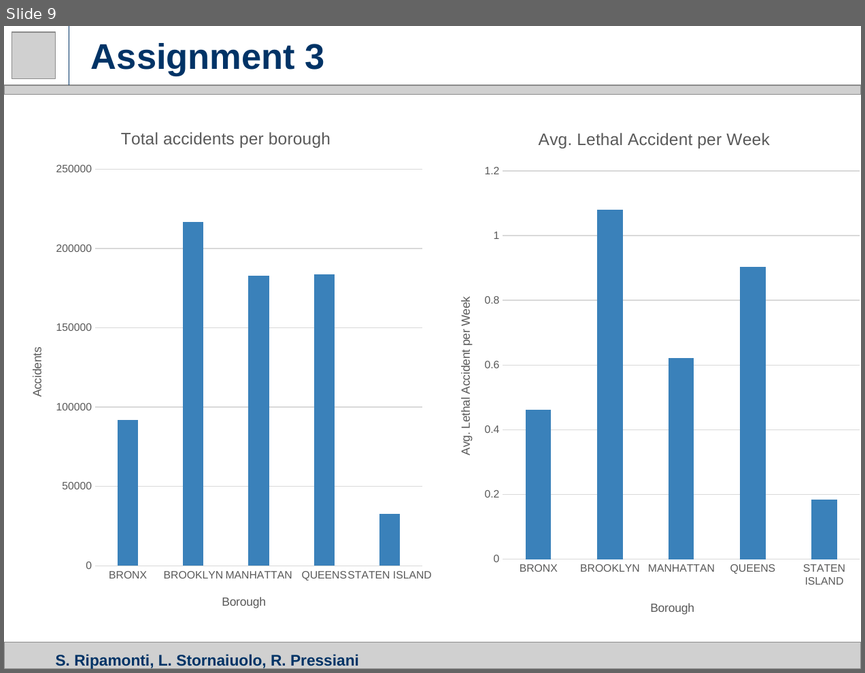
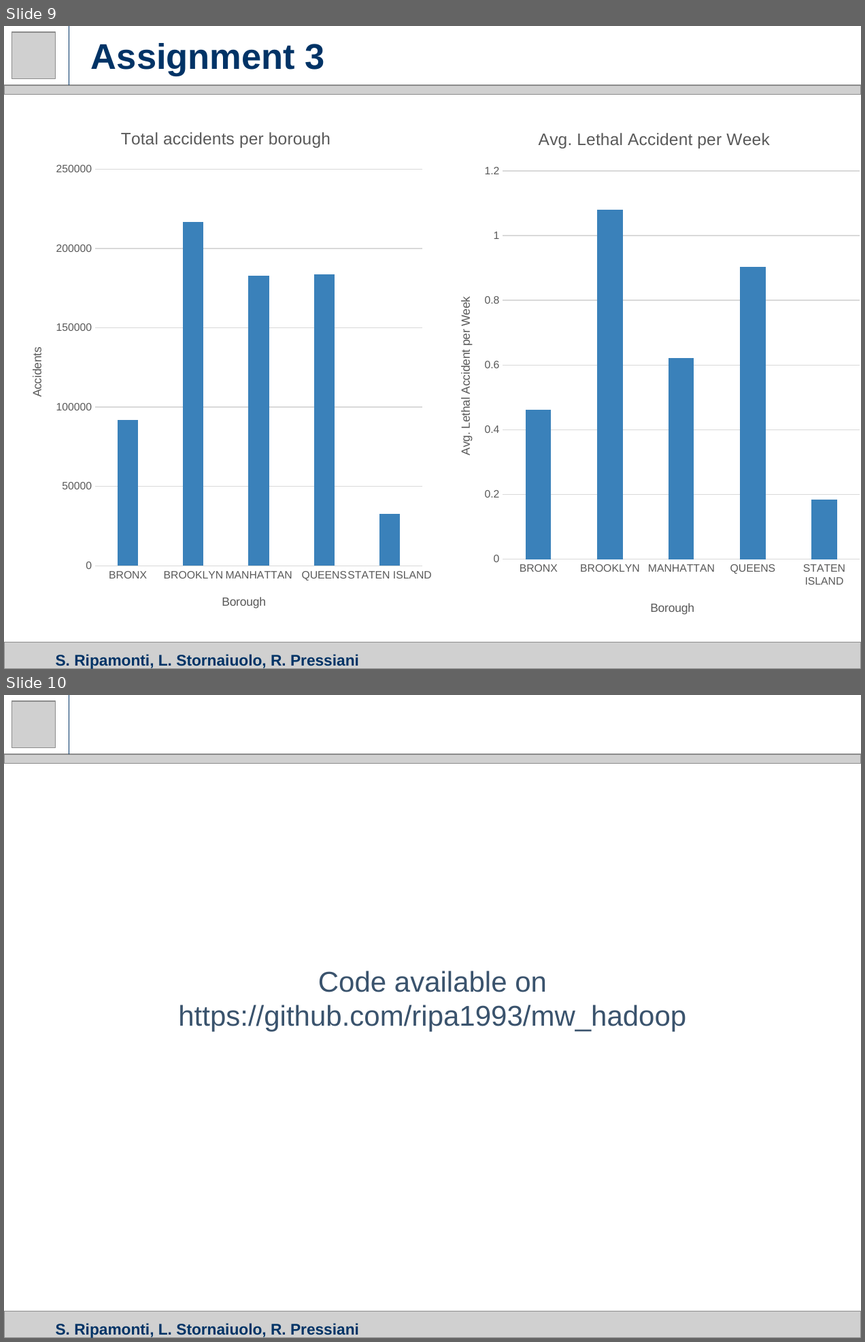
Before and after one commit to ripa1993/mw_hadoop, a slide deck: slides/hadoop.pptx. Shown one above the other, each under a label of ours: slide 9 before the commit, slides 9 and 10 after it. The pictures are 865x673 and 865x1342 pixels, drawn with LibreOffice and Linux fonts; fonts in the diff are those of the drawing; grey boxes stand for pictures. Boxes give left, top, right and bottom in pixels: in the first picture for what was removed or moved away, otherwise in the second. Text is boxed around its words. In the diff, an @@ line names an element or a change of style, - is before the commit and + after.

Commit message:
update slide

```diff
--- a/slides/hadoop.pptx
+++ b/slides/hadoop.pptx
@@ slide 10 added at box(4, 695, 861, 1338), background #FFFFFF @@
@@ picture added at box(11, 701, 56, 748) @@
@@ line added from (69, 754) to (69, 695), #003366 0.75 pt @@
@@ picture added at box(4, 754, 861, 764) @@
@@ text added at box(178, 970, 686, 1032), 24 pt, text #3A536D @@
+Code available on https://github.com/ripa1993/mw_hadoop
@@ picture added at box(4, 1311, 861, 1338) @@
@@ title added at box(56, 1323, 359, 1338), 13 pt, text #003366, bold @@
+S. Ripamonti, L. Stornaiuolo, R. Pressiani
```
